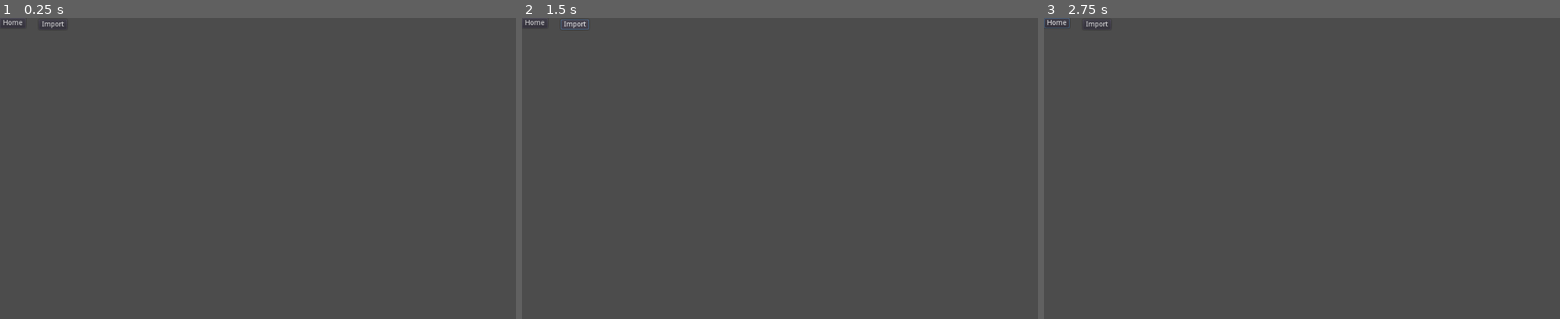
Above: before the commit, frames 1-3 (left to right).
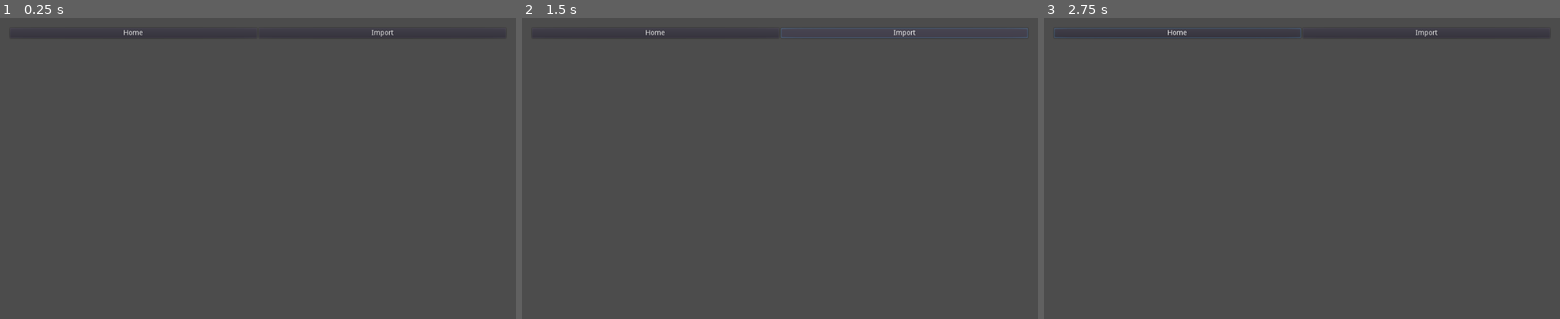
Above: after the commit, the same moments.

Repository: Apexal/wrathskeller
Game: Godot game, scene res://src/scenes/characters/manage_characters/ManageCharacter.tscn
The game is run twice, just before and just after one commit, with the same random seed, the same clock (stepped at 60 frames per second) and the same inputs. This scene is started directly instead of the project's main scene.
Inputs (mouse positions are in pixels of both pictures, inside the frame that each line leads up to):
- Up to frame 1 (0.25 s): no input
- Up to frame 2 (1.5 s): click "Home" at 0.5 s; click "Import" at 1.25 s
- Up to frame 3 (2.75 s): tap Enter at 2 s; move the mouse to (1415, 153) at 2.02 s; hold D (player_1_move_right) from 2.03 s (still down); tap Left (player_2_move_left) at 2.1 s

The runs differ from the first frame. In frame 1, 0.3% of the frame differs, in the area x 0-96%, y 0-7%; in frame 2, 0.5%, in the area x 0-98%, y 0-7%; in frame 3, 0.4%.

Commit message:
Improve manage characters layout

Diff:
--- a/src/scenes/characters/manage_characters/ManageCharacter.gd
+++ b/src/scenes/characters/manage_characters/ManageCharacter.gd
@@ -13,4 +13,12 @@
 		label.text = character_data["name"]
 		container.add_child(label)
 
-		$GridContainer.add_child(container)
+		var buttons := HBoxContainer.new()
+		var remove_button := Button.new()
+		remove_button.text = "Remove"
+		remove_button.size_flags_horizontal = SIZE_EXPAND
+		buttons.add_child(remove_button)
+
+		container.add_child(buttons)
+
+		$VBoxContainer/Characters.add_child(container)
--- a/src/scenes/characters/manage_characters/ManageCharacter.tscn
+++ b/src/scenes/characters/manage_characters/ManageCharacter.tscn
@@ -5,33 +5,54 @@
 [node name="ManageCharacters" type="Control"]
 anchor_right = 1.0
 anchor_bottom = 1.0
+margin_left = 20.0
+margin_top = 20.0
+margin_right = -20.0
+margin_bottom = -20.0
 script = ExtResource( 1 )
 __meta__ = {
 "_edit_use_anchors_": false
 }
 
-[node name="Home" type="Button" parent="."]
-margin_right = 12.0
+[node name="VBoxContainer" type="VBoxContainer" parent="."]
+anchor_right = 1.0
+anchor_bottom = 1.0
+size_flags_horizontal = 3
+size_flags_vertical = 3
+__meta__ = {
+"_edit_use_anchors_": false
+}
+
+[node name="Buttons" type="HBoxContainer" parent="VBoxContainer"]
+margin_right = 984.0
 margin_bottom = 20.0
+size_flags_horizontal = 3
+
+[node name="Home" type="Button" parent="VBoxContainer/Buttons"]
+margin_right = 490.0
+margin_bottom = 20.0
+size_flags_horizontal = 3
 text = "Home"
 
-[node name="Import" type="Button" parent="."]
-margin_left = 77.0
-margin_top = 3.0
-margin_right = 133.0
-margin_bottom = 23.0
+[node name="Import" type="Button" parent="VBoxContainer/Buttons"]
+margin_left = 494.0
+margin_right = 984.0
+margin_bottom = 20.0
+size_flags_horizontal = 3
 text = "Import"
 __meta__ = {
 "_edit_use_anchors_": false
 }
 
-[node name="GridContainer" type="GridContainer" parent="."]
-margin_top = 40.0
-margin_right = 1024.0
-margin_bottom = 600.0
+[node name="Characters" type="GridContainer" parent="VBoxContainer"]
+margin_top = 24.0
+margin_right = 984.0
+margin_bottom = 560.0
+size_flags_horizontal = 3
+size_flags_vertical = 3
 columns = 6
 __meta__ = {
 "_edit_use_anchors_": false
 }
 
-[connection signal="pressed" from="Import" to="." method="_on_Import_pressed"]
+[connection signal="pressed" from="VBoxContainer/Buttons/Import" to="." method="_on_Import_pressed"]
